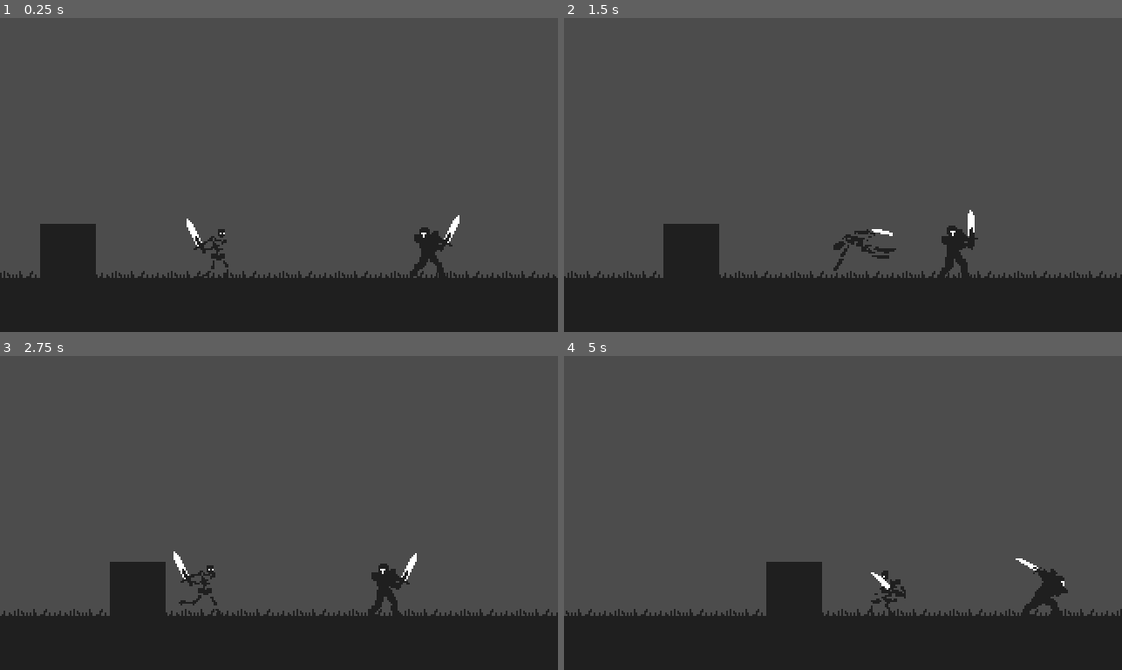
Above: before the commit, frames 1-4 (two rows, left to right).
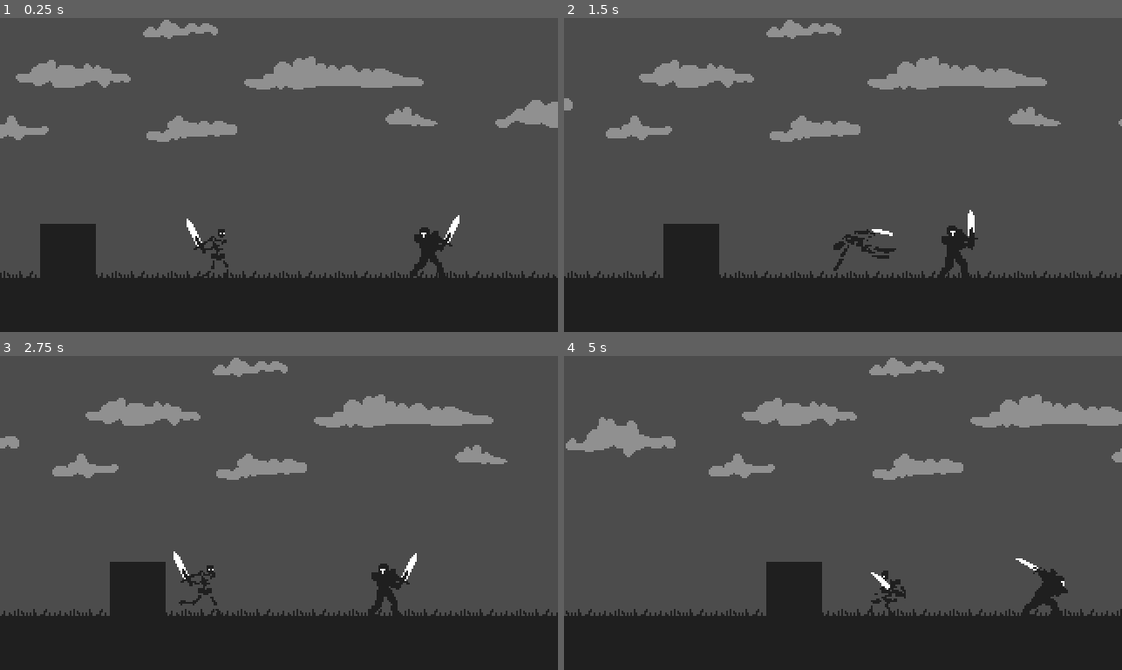
Above: after the commit, the same moments.

Repository: dw3nt/hb-grave-in-godot
Game: Godot game, scene res://Graveyard.tscn
The game is run twice, just before and just after one commit, with the same random seed, the same clock (stepped at 60 frames per second) and the same inputs.
Inputs:
- Up to frame 1 (0.25 s): no input
- Up to frame 2 (1.5 s): hold D (move_right) 0.53-1.28 s; tap K (attack) at 0.6 s; hold A (move_left) from 1.28 s (still down); tap Space (roll) at 1.35 s
- Up to frame 3 (2.75 s): release A (move_left) at 2.03 s; hold D (move_right) from 2.03 s (still down); tap K (attack) at 2.1 s
- Up to frame 4 (5 s): tap Space (roll) at 2.85, 4.35 s; release D (move_right) at 3.53 s; hold A (move_left) from 3.53 s (still down); tap K (attack) at 3.6 s

The runs differ from the first frame. In frame 1, 5.2% of the frame differs, in the area x 0-100%, y 0-40%; in frame 2, 4.8%; in frame 3, 4.8%; in frame 4, 5.5%.

Commit message:
added clouds - probably parallaxed in next part

Diff:
--- a/Graveyard.tscn
+++ b/Graveyard.tscn
@@ -1,9 +1,10 @@
-[gd_scene load_steps=5 format=2]
+[gd_scene load_steps=6 format=2]
 
 [ext_resource path="res://Wall.tscn" type="PackedScene" id=1]
 [ext_resource path="res://assets/sprites/environment/s_grass.png" type="Texture" id=2]
-[ext_resource path="res://Knight.tscn" type="PackedScene" id=3]
-[ext_resource path="res://Skeleton.tscn" type="PackedScene" id=4]
+[ext_resource path="res://assets/sprites/environment/s_clouds.png" type="Texture" id=3]
+[ext_resource path="res://Knight.tscn" type="PackedScene" id=4]
+[ext_resource path="res://Skeleton.tscn" type="PackedScene" id=5]
 
 [node name="Graveyard" type="Node"]
 
@@ -27,10 +28,18 @@
 texture = ExtResource( 2 )
 stretch_mode = 2
 
+[node name="Clouds" type="TextureRect" parent="Environment"]
+modulate = Color( 0.568627, 0.568627, 0.568627, 1 )
+margin_left = -240.0
+margin_right = 1216.0
+margin_bottom = 140.0
+texture = ExtResource( 3 )
+stretch_mode = 2
+
 [node name="Enemies" type="Node2D" parent="."]
 
-[node name="Knight" parent="Enemies" instance=ExtResource( 3 )]
+[node name="Knight" parent="Enemies" instance=ExtResource( 4 )]
 position = Vector2( 236, 136 )
 
-[node name="Skeleton" parent="." instance=ExtResource( 4 )]
+[node name="Skeleton" parent="." instance=ExtResource( 5 )]
 position = Vector2( 96, 136 )
